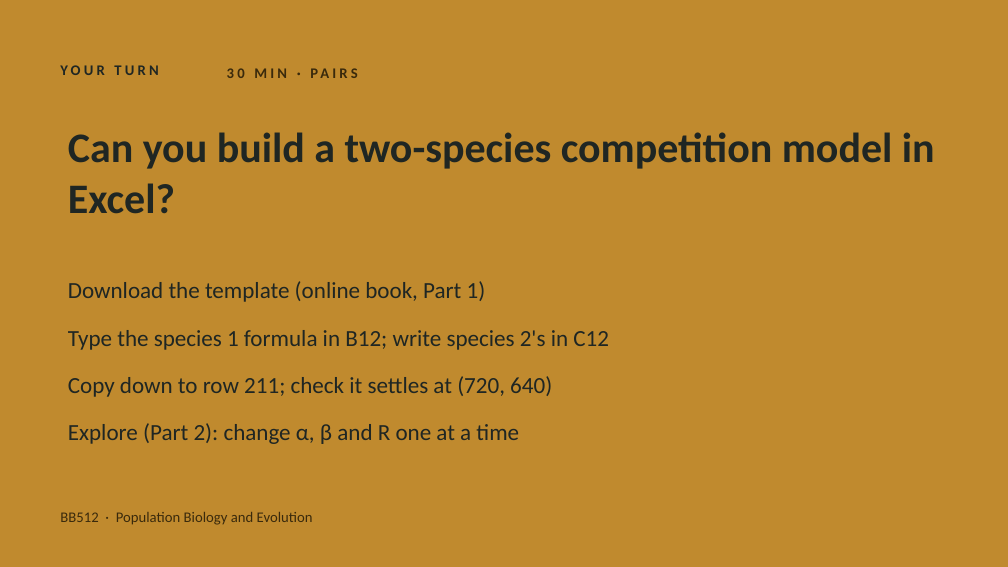
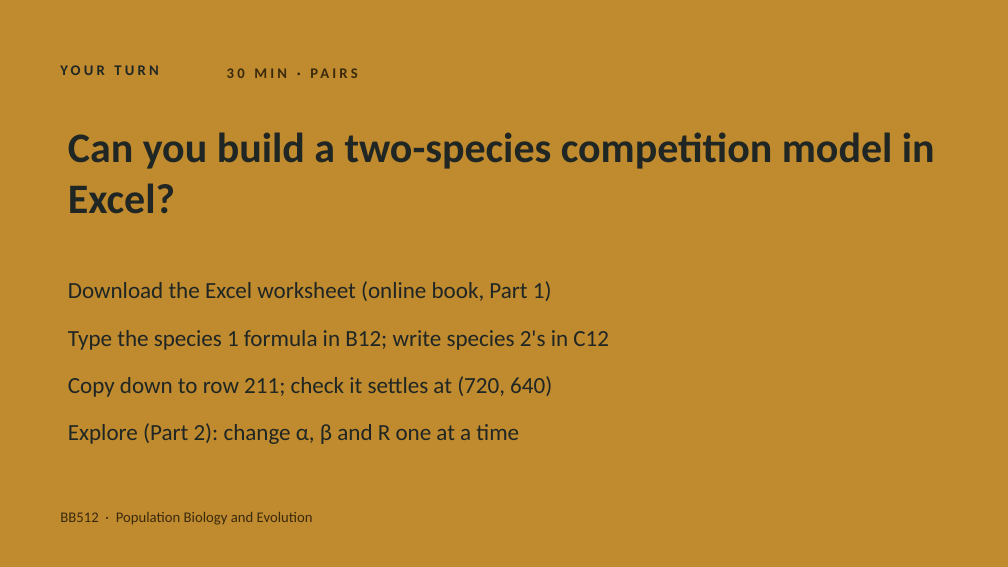
Before and after one commit to jonesor/BB512_Book, a slide deck: slide 12 of lecture_figures/lv_competition/BB512 - Lotka Volterra Competition Practical v2.pptx. Drawn at 1008x567 pixels with LibreOffice and Linux fonts; fonts in the diff are those of the drawing. Boxes give left, top, right and bottom in pixels: in the first picture for what was removed or moved away, otherwise in the second. Text is boxed around its words. In the diff, an @@ line names an element or a change of style, - is before the commit and + after.

```diff
--- a/lecture_figures/lv_competition/BB512 - Lotka Volterra Competition Practical v2.pptx
+++ b/lecture_figures/lv_competition/BB512 - Lotka Volterra Competition Practical v2.pptx
@@ text at (x1=68, y1=281, x2=552, y2=301): text changed @@
-Download the template (online book, Part 1)
+Download the Excel worksheet (online book, Part 1)
```
Also in this commit, not shown: 2 other slides changed, 4 other files.
